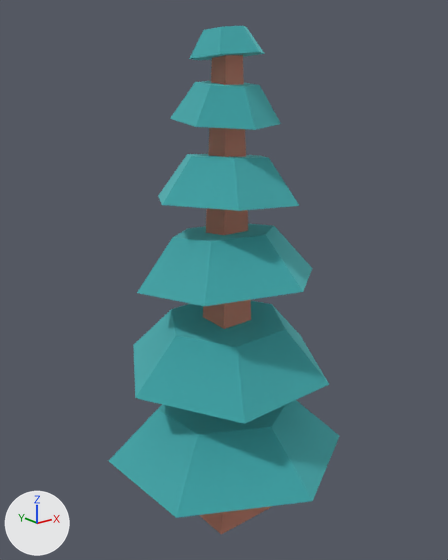
Before and after pictures for a commit that changed the glTF model packs/nature-kit/tree-pineroundb.glb.
The view is the same before and after, from a camera (50 mm lens) standing at (-0.908, -1.11, 1.026) and looking at (-0.011, 0.011, 0.578). Arrows for +X, +Y and +Z are at lower left; the lights stay in place. The picture after the commit comes second. Where no turn or scale is listed for an object, it has been applied to the vertices.

In view in the first picture: 'tree_pineRoundB'.
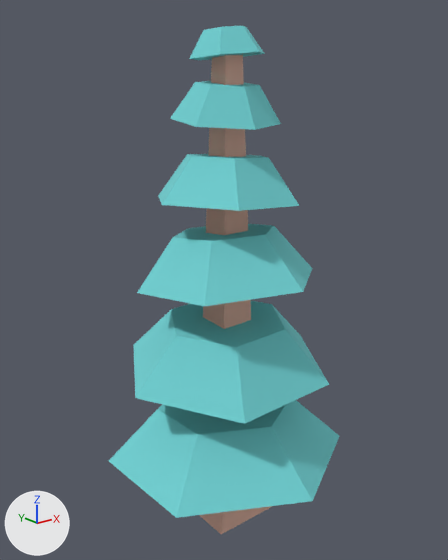
Boxes (x1, y1, x2, y2) around the edits, measured in the pictures (448 x 560 px):
```json
{"object": "tree_pineRoundB", "change": "surface changed", "before": [109, 26, 339, 534], "after": [109, 26, 339, 534], "on screen": "lighter"}
```

Edits to the scene script, one JSON object a line:
```json
{"op": "set", "path": "mat_leafsdark.metallic", "old": "1.0", "new": "0.0"}
{"op": "remove", "block": "ob_tmpparent", "code": ["ob_tmpparent = bpy.data.objects.new('tmpParent', None)", "ob_tmpparent.location = (0.0, 0.0, 0.0)"]}
```
